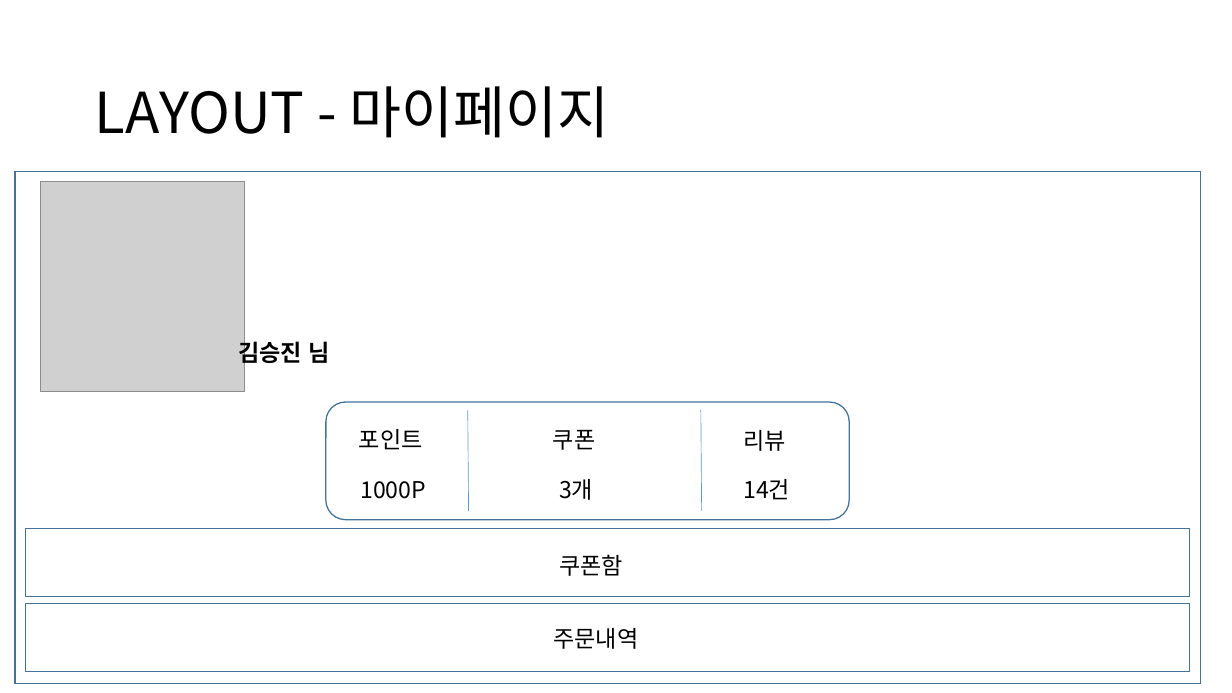
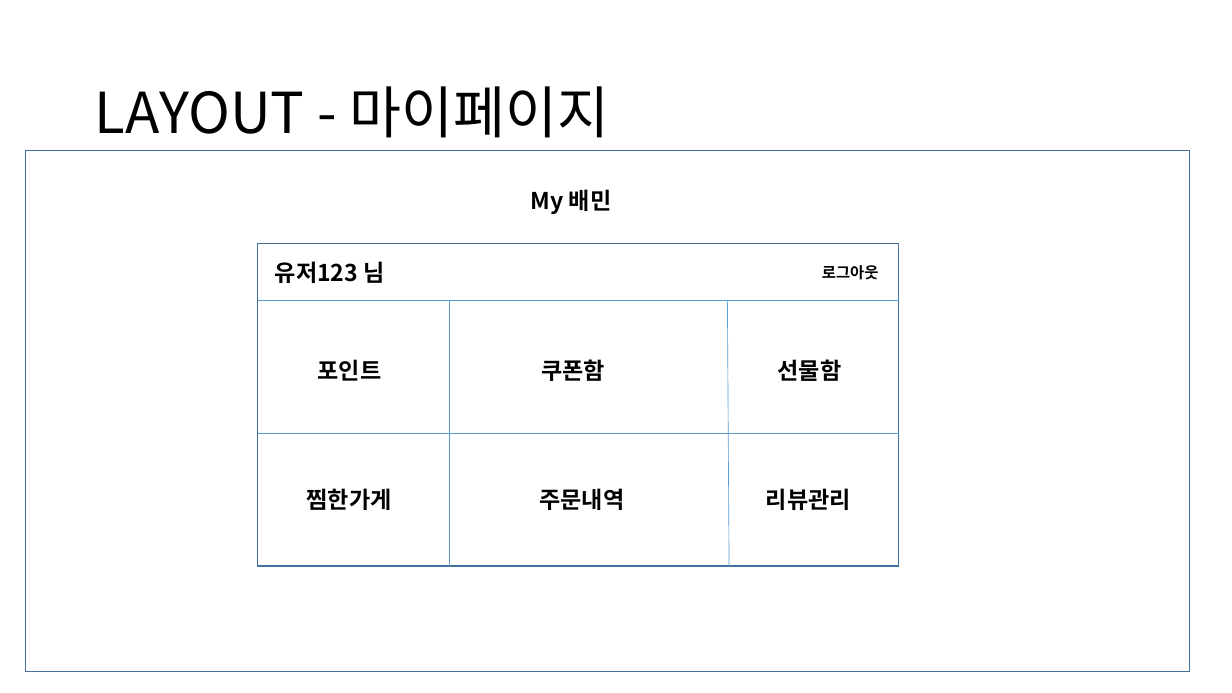
Before and after one commit to Camelllia/BaeminApplication, a slide deck: slide 11 of 202131205_김승진_실무게임프로그래밍_기획서.pptx. Drawn at 1232x693 pixels with LibreOffice and Linux fonts; fonts in the diff are those of the drawing; grey boxes stand for pictures. Boxes give left, top, right and bottom in pixels: in the first picture for what was removed or moved away, otherwise in the second. Text is boxed around its words. In the diff, an @@ line names an element or a change of style, - is before the commit and + after.

Commit message:
레이아웃 수정

```diff
--- a/202131205_김승진_실무게임프로그래밍_기획서.pptx
+++ b/202131205_김승진_실무게임프로그래밍_기획서.pptx
@@ rectangle: place and size @@
-rectangle at (15,171,1201,683)
+rectangle at (25,151,1189,672)
@@ picture removed at (41,182,245,392) @@
@@ text added at (531,189,612,214), 18 pt, text #000000, bold @@
+My 배민
@@ rectangle added at (258,243,899,566), fill #FFFFFF, outline #43739E 1 pt @@
@@ text added at (275,261,384,283), 18 pt, text #000000, bold @@
+유저123 님
@@ text added at (822,265,879,280), 12 pt, text #000000, bold @@
+로그아웃
@@ line added from (258, 300) to (899, 300), #5B9BD5 0.5 pt @@
@@ line moved from (468, 410) - (469, 511) to (449, 300) - (449, 567) @@
@@ line moved from (701, 410) - (701, 511) to (727, 300) - (729, 567) @@
@@ text removed at (238,338,330,367) @@
-김승진 님
@@ text "포인트": place and size @@
-text "포인트" at (359,429,423,450)
+text "포인트" at (318,359,382,381)
@@ text "포인트" at (318,359,382,381): bold on @@
@@ text at (541,359,605,381): text changed; bold on @@
-쿠폰
+쿠폰함
@@ text added at (778,359,842,381), 18 pt, text #000000, bold @@
+선물함
@@ rounded rectangle removed at (326,402,849,519) @@
@@ line added from (258, 433) to (899, 433), #5B9BD5 0.5 pt @@
@@ text removed at (559,479,593,500) @@
-3개
@@ text removed at (743,479,790,500) @@
-14건
@@ text added at (307,488,392,510), 18 pt, text #000000, bold @@
+찜한가게
@@ text removed at (360,481,426,499) @@
-1000P
@@ text "주문내역" at (539,488,624,510): bold on @@
@@ text "주문내역": place and size @@
-text "주문내역" at (553,628,638,649)
+text "주문내역" at (539,488,624,510)
@@ text at (766,488,851,510): text changed; bold on @@
-리뷰
+리뷰관리
@@ rectangle removed at (25,529,1189,597) @@
@@ text removed at (559,554,623,576) @@
-쿠폰함
@@ rectangle removed at (25,604,1189,672) @@
```
Also in this commit, not shown: 3 other slides changed, 2 slides added, 4 other files.
